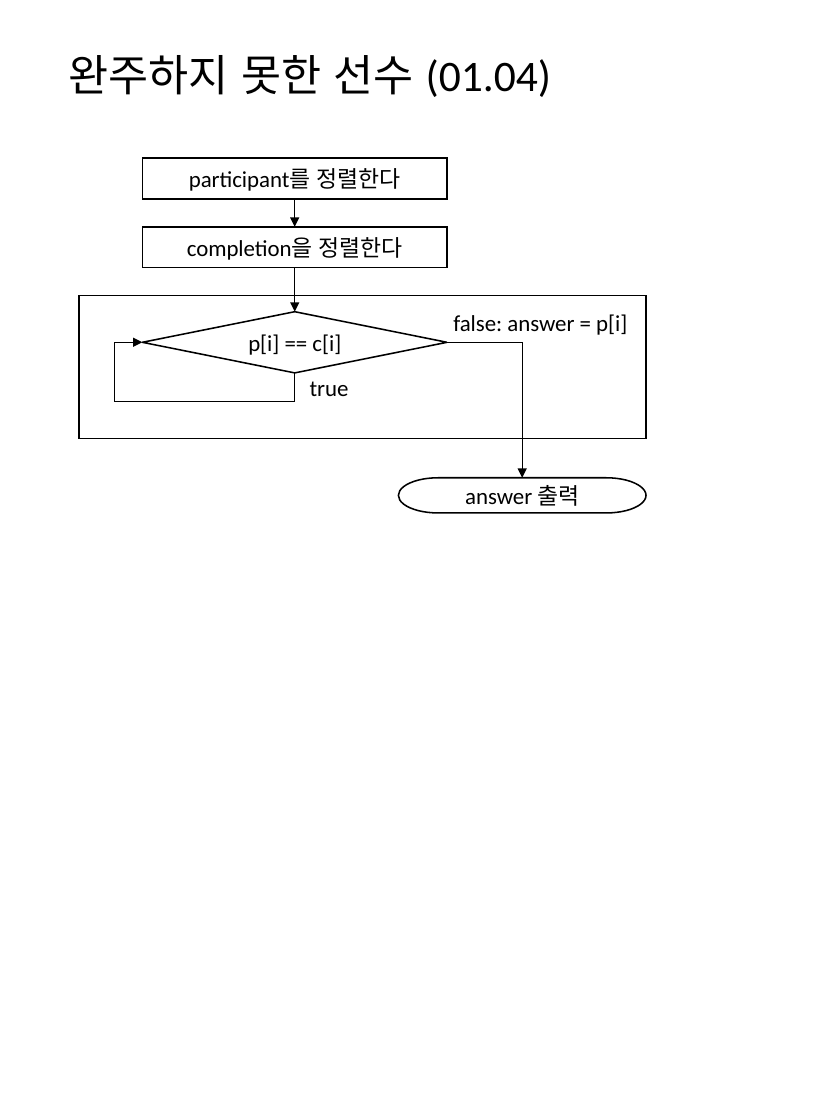
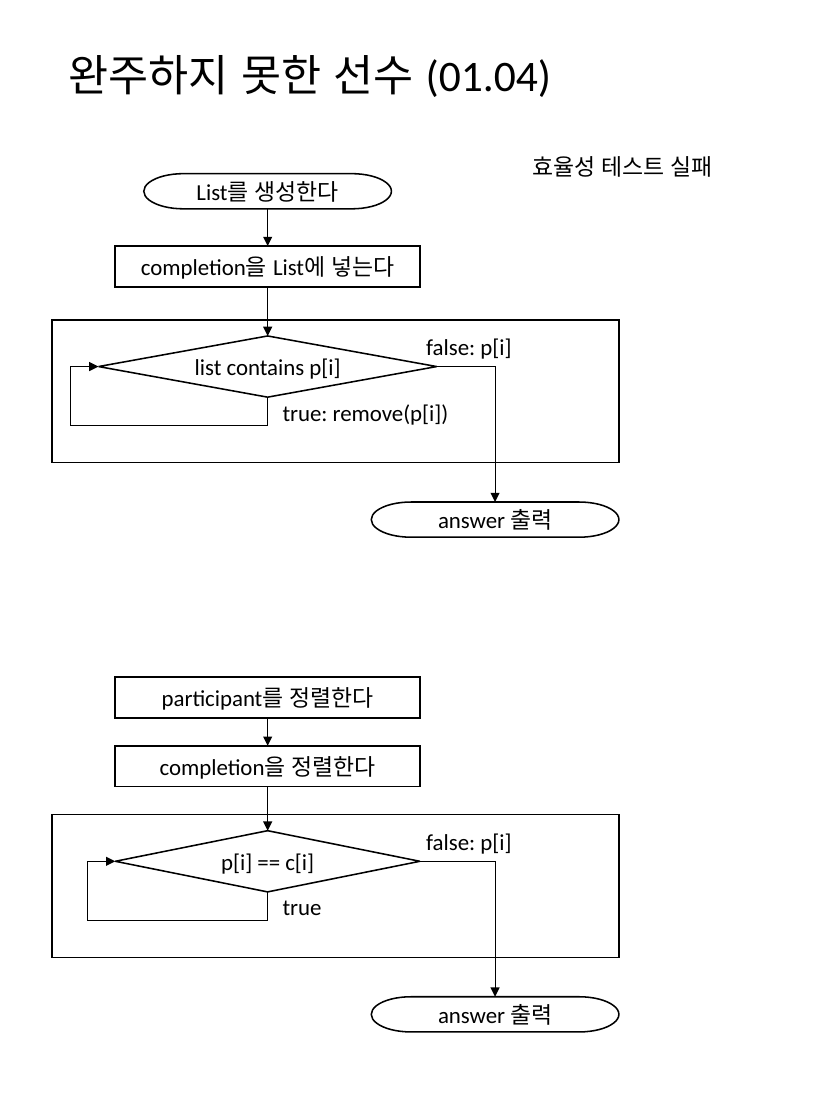
Before and after one commit to mornings9047/Algorithms_Programmers, a slide deck: slide 2 of 알고리즘 순서도.pptx. Drawn at 840x1120 pixels with LibreOffice and Linux fonts; fonts in the diff are those of the drawing. Boxes give left, top, right and bottom in pixels: in the first picture for what was removed or moved away, otherwise in the second. Text is boxed around its words. In the diff, an @@ line names an element or a change of style, - is before the commit and + after.

Commit message:
완주하지 못한 선수

```diff
--- a/알고리즘 순서도.pptx
+++ b/알고리즘 순서도.pptx
@@ pill shape added at (x1=143, y1=174, x2=391, y2=208), outline #000000 1 pt, 14.7 pt, text #000000 @@
+List를 생성한다
@@ text added at (x1=532, y1=156, x2=713, y2=177), 14.7 pt, text #000000 @@
+효율성 테스트 실패
@@ arrow added from (268, 208) to (268, 246), #000000 0.5 pt @@
@@ rectangle added at (x1=115, y1=246, x2=420, y2=287), outline #000000 1 pt, 14.7 pt, text #000000 @@
+completion을 List에 넣는다
@@ arrow added from (268, 287) to (268, 336), #000000 0.5 pt @@
@@ rectangle added at (x1=52, y1=320, x2=618, y2=464), outline #000000 1 pt @@
@@ diamond added at (x1=99, y1=336, x2=437, y2=398), outline #000000 1 pt, 14.7 pt, text #000000 @@
+list contains p[i]
@@ text added at (x1=426, y1=338, x2=511, y2=359), 14.7 pt, text #000000 @@
+false: p[i]
@@ elbow arrow added from (268, 398) to (99, 366), #000000 0.5 pt @@
@@ elbow arrow added from (437, 366) to (495, 502), #000000 0.5 pt @@
@@ text added at (x1=283, y1=404, x2=449, y2=425), 14.7 pt, text #000000 @@
+true: remove(p[i])
@@ pill shape added at (x1=372, y1=502, x2=619, y2=536), outline #000000 1 pt, 14.7 pt, text #000000 @@
+answer 출력
@@ 3 rectangles, 2 elbow arrows, 2 arrows, 1 diamond, 1 pill shape, 1 text moved together from (x1=78, y1=158, x2=646, y2=513) to (x1=52, y1=678, x2=619, y2=1032) @@
@@ text at (x1=426, y1=833, x2=511, y2=854): text changed @@
-false: answer = p[i]
+false: p[i]
```
Also in this commit, not shown: 1 slide added, 2 other files.
